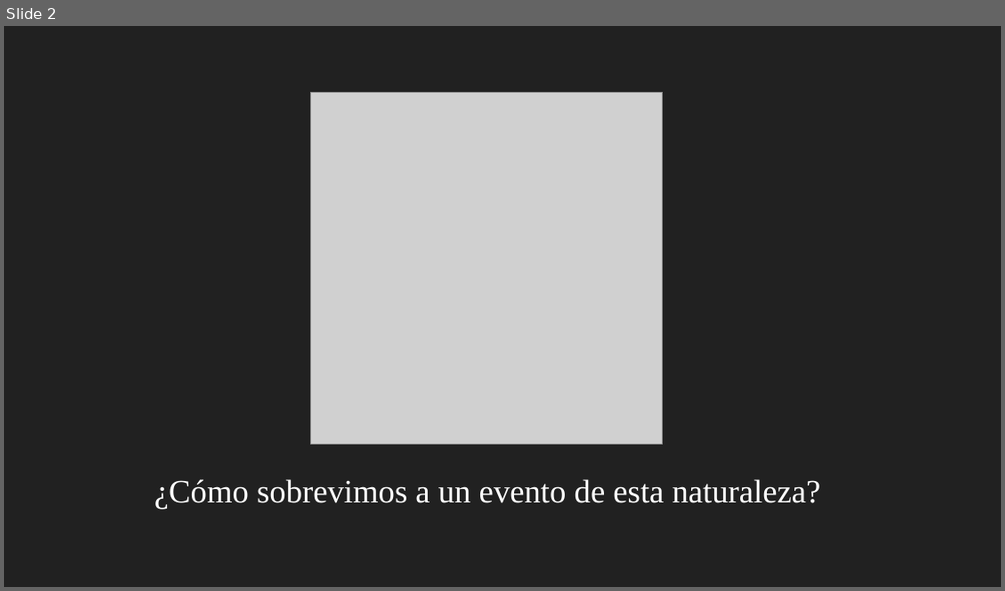
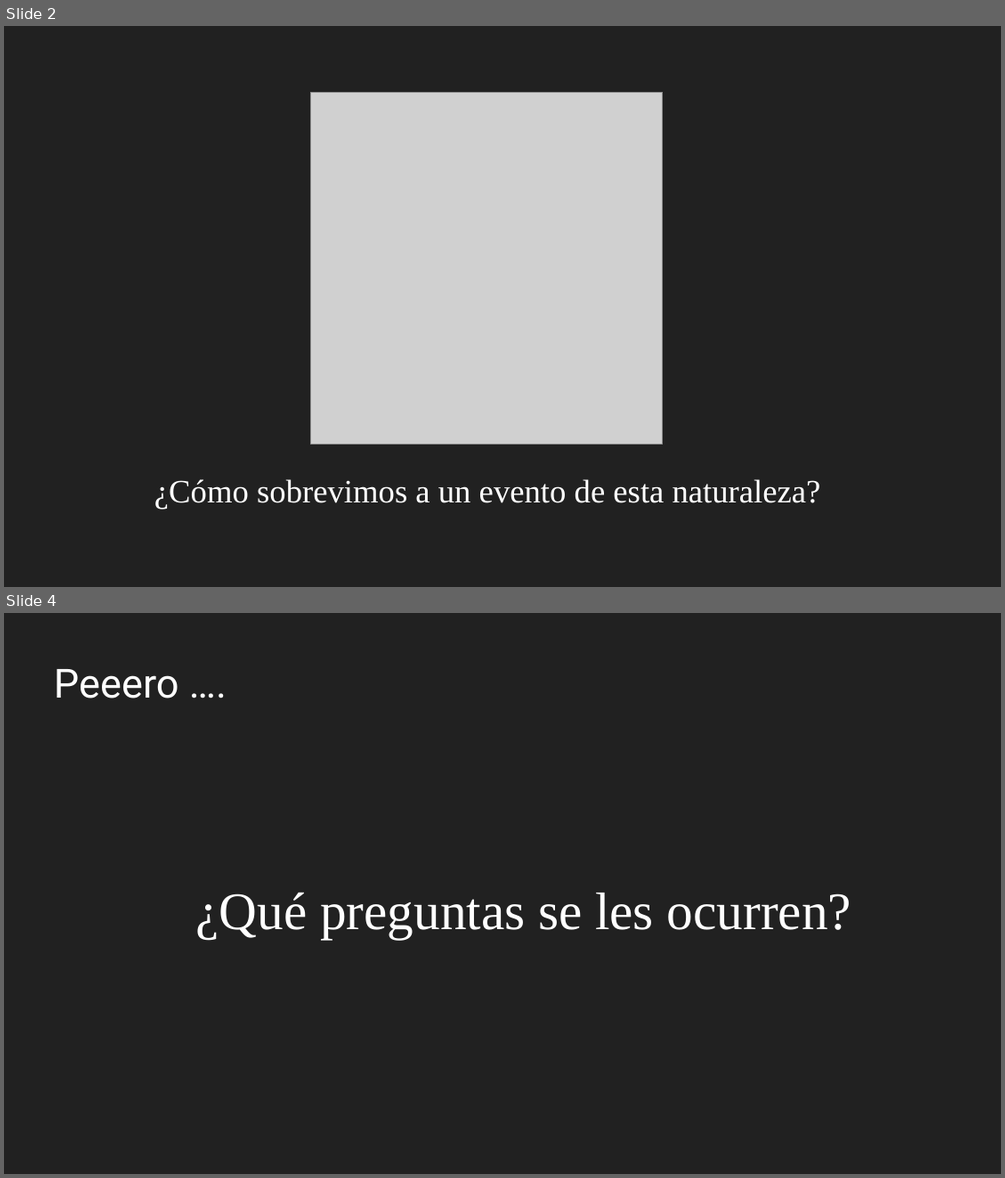
Before and after one commit to gerardommc/Medicina-Cons, a slide deck: Inmuno.odp. Shown one above the other, each under a label of ours: slide 2 before the commit, slides 2 and 4 after it; the slides between them are not shown. The pictures are 1005x591 and 1005x1178 pixels, drawn with LibreOffice and Linux fonts; fonts in the diff are those of the drawing; grey boxes stand for pictures. Boxes give left, top, right and bottom in pixels: in the first picture for what was removed or moved away, otherwise in the second. Text is boxed around its words. In the diff, an @@ line names an element or a change of style, - is before the commit and + after.

```diff
--- a/Inmuno.odp
+++ b/Inmuno.odp
@@ slide 4 added at <box>4,613,1001,1174</box>, background #212121 @@
@@ title added at <box>54,669,179,698</box>, 32 pt, text #FFFFFF @@
+Peeero ….
@@ text added at <box>195,892,851,939</box>, 42 pt, text #FFFFFF @@
+¿Qué preguntas se les ocurren?
```
Also in this commit, not shown: 3 other slides added, 3 slides removed, 9 other files.
